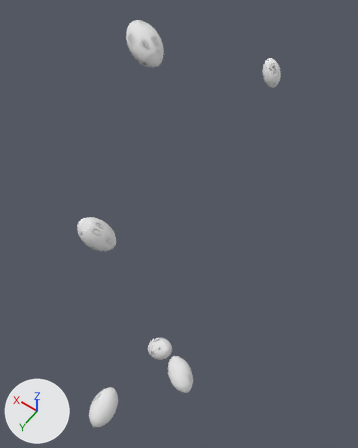
One commit to the OBJ model assets/fungi-models/pseudoperonospora-cubensis/spors.obj: the scene before it, then after it.
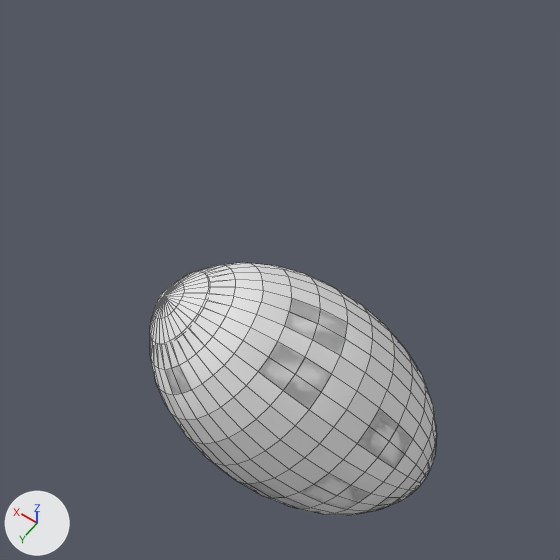
The first picture shows the older version from a 50 mm camera at (-2.74, 4.78, 17.73) aimed at (-0.08, 1.06, 11.87). The close-ups show both versions on the part from 16% to 37% of the width and 40% to 57% of the height of that picture; other places that the commit changed are outside them. Every picture has the same lights, and +X, +Y and +Z are marked at lower left. The close-ups show mesh edges as thin lines. Where no turn or scale is listed for an object, it has been applied to the vertices. Vertices at the same position are counted once.
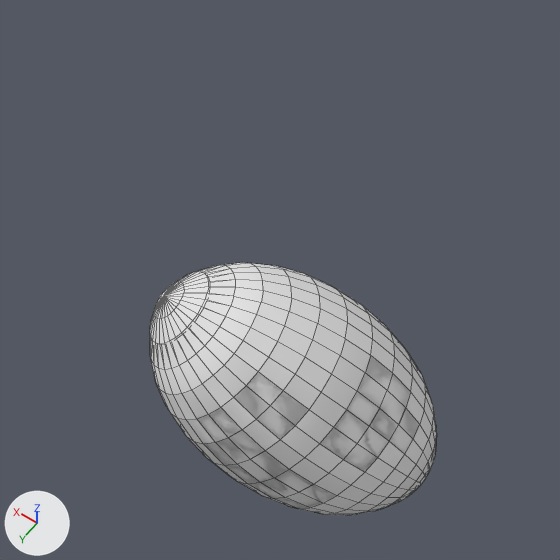
The newer file is also rescaled (x0.653), turned or shifted as a whole; pictures and numbers use the older file's frame.

Patch to the scene script:
```diff
--- a/assets/fungi-models/pseudoperonospora-cubensis/spors.obj.py
+++ b/assets/fungi-models/pseudoperonospora-cubensis/spors.obj.py
@@ me_sphere_001 @@
 # used by ob_sphere_001; location = (0.0, 0.0, 0.0)
-me_sphere_001.from_pydata(...)  # 629 vertices, 761 faces; spans x 0.175..0.632, y 2.028..2.436, z 12.248..12.777
+me_sphere_001.from_pydata(...)  # 625 vertices, 746 faces; spans x 0.175..0.632, y 2.028..2.436, z 12.248..12.777
+# me_sphere_001 part 1: 15 vertices removed from x 0.193..0.606, y 2.033..2.392, z 12.252..12.713; 13 vertices added at x 0.197..0.577, y 2.077..2.424, z 12.351..12.663
+# me_sphere_001 part 2: 1 vertex removed from x 0.5, y 2.409, z 12.693
 me_sphere_001.materials.append(mat_none)
```

Boxes (x1, y1, x2, y2) around the edits, measured in the close-ups (560 x 560 px; the box of a moved part takes in the faces that stretch with it):
part 1 of me_sphere_001, moved or reshaped: before (242, 298, 413, 514); after (197, 357, 420, 508)
part 2 of me_sphere_001, deleted: before (165, 366, 191, 395)
